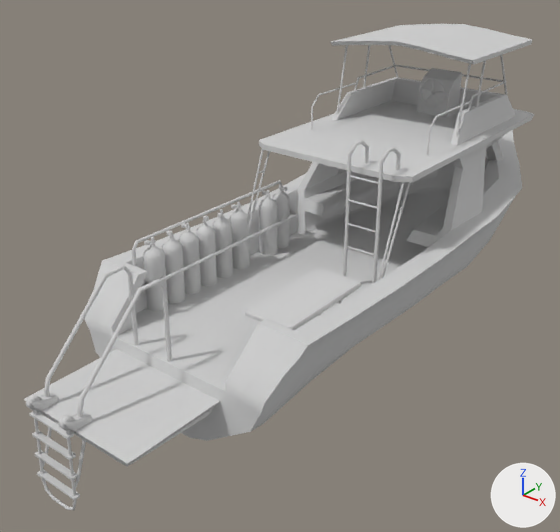
A saved change to the OBJ model mge_v17_student_version/assets/mge/models/boat_baseTank9.obj.
Both versions are drawn from a 50 mm camera at (484.0, -775.0, 459.0) aimed at (-56.0, -100.0, 41.0). Lighting does not change. The marker at lower right points along +X, +Y and +Z. Where no turn or scale is listed for an object, it has been applied to the vertices.

Script lines for the objects in view, before the commit:
```python
mat_initialshadinggroup = principled_material('initialShadingGroup')
mat_initialshadinggroup.base_color = (0.63, 0.63, 0.63)  # light grey #d0d0d0
mat_initialshadinggroup.roughness = 1.0
me_boat_basetank9 = bpy.data.meshes.new('boat_baseTank9')
me_boat_basetank9.from_pydata(...)  # 4006 vertices, 3580 faces; spans x -148.0..137.0, y -467.0..440.0, z -64.0..295.0
me_boat_basetank9.materials.append(mat_initialshadinggroup)  # light grey #d0d0d0
ob_boat_basetank9 = bpy.data.objects.new('boat_baseTank9', me_boat_basetank9)
ob_boat_basetank9.location = (0.0, 0.0, 0.0)
```
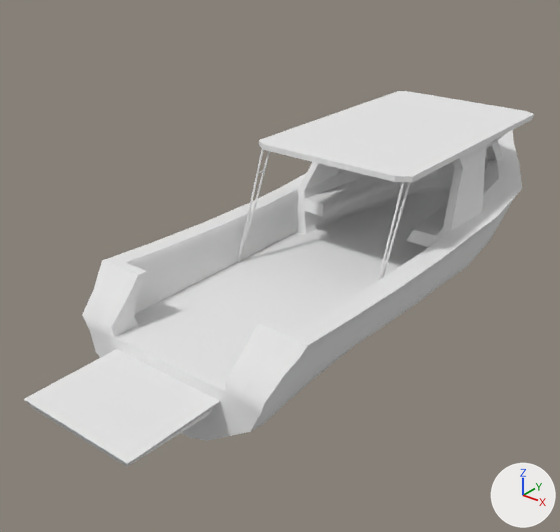
Commit message: new boat en manta rays in level

Diff of the bpy script that builds the scene:
```diff
--- a/mge_v17_student_version/assets/mge/models/boat_baseTank9.obj.py
+++ b/mge_v17_student_version/assets/mge/models/boat_baseTank9.obj.py
@@ mat_initialshadinggroup @@
 mat_initialshadinggroup = principled_material('initialShadingGroup')
-mat_initialshadinggroup.base_color = (0.63, 0.63, 0.63)  # light grey #d0d0d0
+mat_initialshadinggroup.base_color = (0.8, 0.8, 0.8)  # white #e7e7e7
 mat_initialshadinggroup.roughness = 1.0
@@ me_boat_basetank9 @@
 # used by ob_boat_basetank9; location = (0.0, 0.0, 0.0)
-me_boat_basetank9.from_pydata(...)  # 4006 vertices, 3580 faces; spans x -148.0..137.0, y -467.0..440.0, z -64.0..295.0
+me_boat_basetank9.from_pydata(...)  # 717 vertices, 647 faces; spans x -148.0..137.0, y -456.0..440.0, z -51.0..183.0
+# me_boat_basetank9 part 1: 52 loose pieces with 3251 vertices, spanning x -116.0..103.0, y -467.0..237.0, z -64.0..295.0, are deleted
+# me_boat_basetank9 part 2
+# 38 vertices are removed from x -99.0..87.0, y 60.0..233.0, z 183.0..238.0
+# 30 faces are deleted
 me_boat_basetank9.materials.append(mat_initialshadinggroup)
```

Changed parts and their boxes [x1, y1, x2, y2] in the pictures (560 x 532 px):
'boat_baseTank9', recoloured, reshaped (grey to white, 23% shorter)
    before: [24, 24, 534, 510]
    after: [24, 91, 534, 467]
part 1 of me_boat_basetank9, deleted
    before: [26, 24, 533, 510]
part 2 of me_boat_basetank9, deleted
    before: [331, 68, 516, 145]
